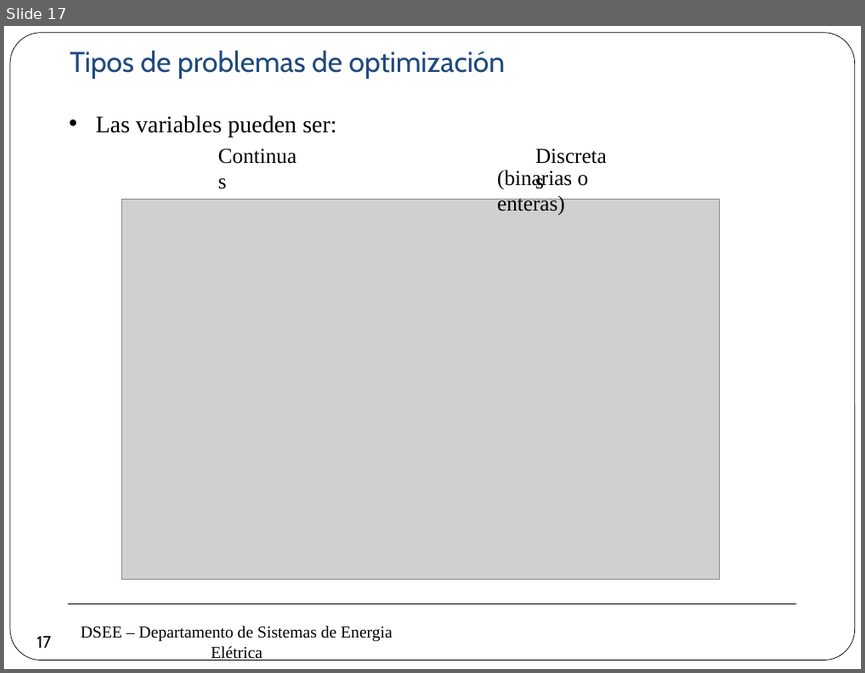
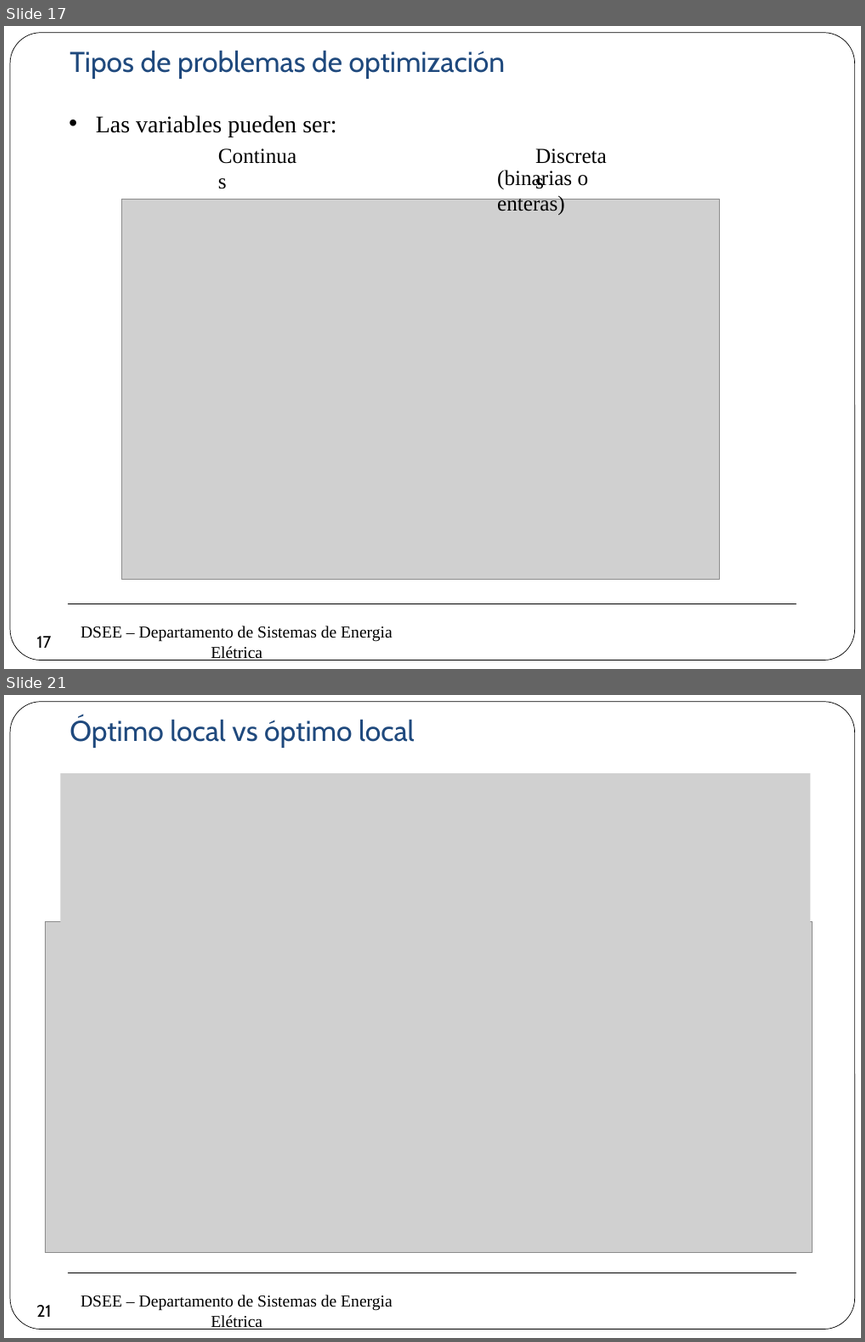
Before and after one commit to erikfilias/Power-Systems-Optimization-using-Julia-Language, a slide deck: 1. Lectures/Introducción a la Optimización aplicada a Sistemas de Energía Eléctrica/Dia 1/2. Modelamiento & Optimizaciónv2.pptx. Shown one above the other, each under a label of ours: slide 17 before the commit, slides 17 and 21 after it; the slides between them are not shown. The pictures are 865x673 and 865x1342 pixels, drawn with LibreOffice and Linux fonts; fonts in the diff are those of the drawing; grey boxes stand for pictures; background and template pictures are left out. Boxes give left, top, right and bottom in pixels: in the first picture for what was removed or moved away, otherwise in the second. Text is boxed around its words. In the diff, an @@ line names an element or a change of style, - is before the commit and + after.

```diff
--- a/1. Lectures/Introducción a la Optimización aplicada a Sistemas de Energía Eléctrica/Dia 1/2. Modelamiento & Optimizaciónv2.pptx
+++ b/1. Lectures/Introducción a la Optimización aplicada a Sistemas de Energía Eléctrica/Dia 1/2. Modelamiento & Optimizaciónv2.pptx
@@ slide 21 added at (4, 695, 861, 1338), background #FFFFFF; not listed: 3 template elements that a slide beside it also shows @@
@@ text added at (69, 717, 415, 748), 24 pt, text #1F497D @@
+Óptimo local vs óptimo local
@@ picture added at (61, 774, 811, 985) @@
@@ picture added at (45, 922, 812, 1253) @@
@@ page number added at (28, 1294, 61, 1327), 14 pt, text #000000 @@
+21
```
Also in this commit, not shown: 2 slides changed, 3 other slides added.
